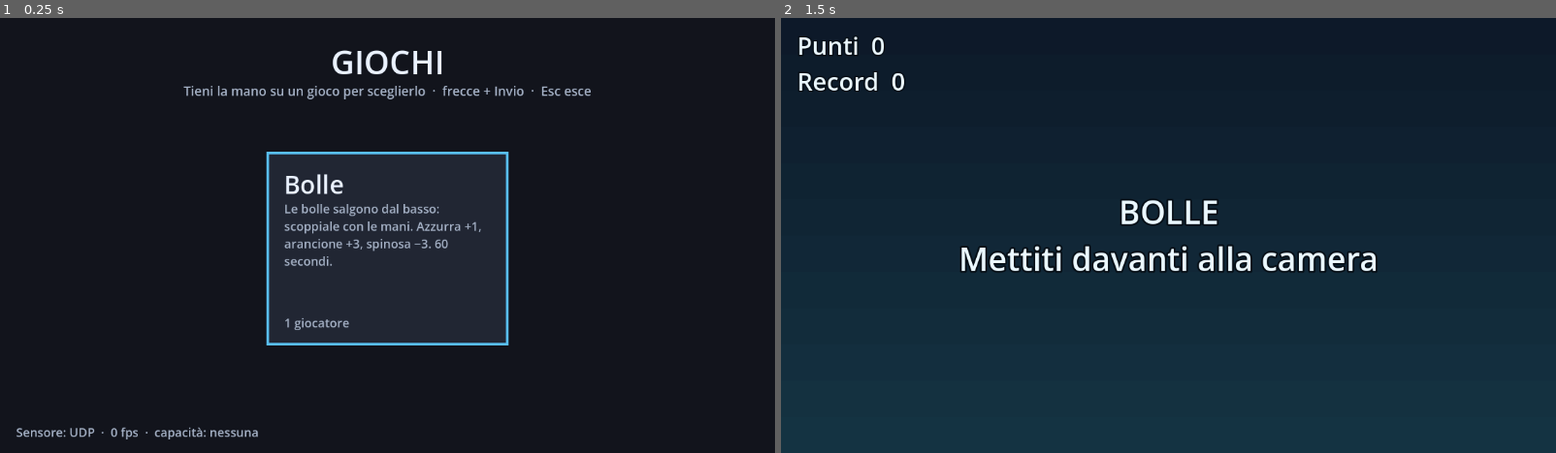
Above: before the commit, frames 1-2 (left to right).
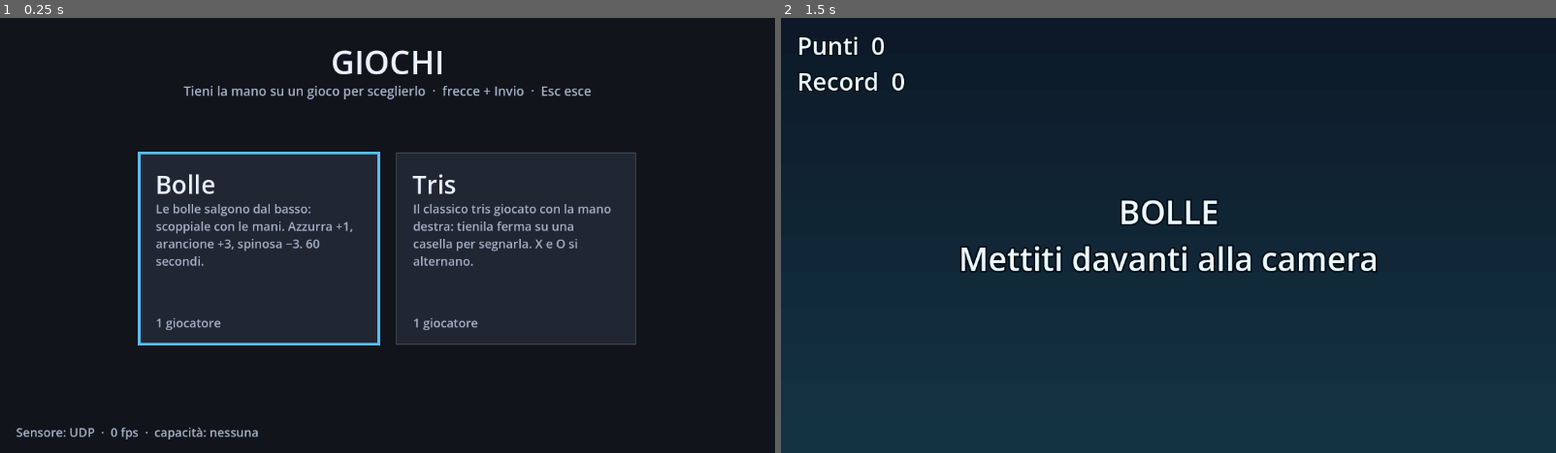
Above: after the commit, the same moments.

Repository: Madlost87/godotai
Game: Godot game, scene res://launcher/launcher.tscn
Same seed, same stepped clock (60 frames per second), same inputs: the game is played once before the commit and once after it.
Inputs (mouse positions are in pixels of both pictures, inside the frame that each line leads up to):
- Up to frame 1 (0.25 s): no input
- Up to frame 2 (1.5 s): tap Enter (game_start) at 0.5 s; move the mouse to (1339, 213) at 0.52 s; hold Right (ui_right) 0.53-1.25 s; hold Enter (game_start) 0.53-1.25 s; click (1339, 213) at 0.67 s; drag from (1013, 257) to (1129, 322) at 1.27 s

The runs differ from the first frame. In frame 1, 4.3% of the frame differs, in the area x 17-83%, y 30-76%; in frame 2, nothing differs.

Commit message:
Nuovo gioco: Tris con la mano destra
- games/tris: X e O a turno con la mano destra ferma su una casella (1,2 s);
  vittoria con linea evidenziata, pareggio, nuova partita con la mano o Invio
- funziona anche con sensori senza destra/sinistra (qualsiasi effettore)
- core: DwellTarget con filtri per parte e giocatore, enabled, segnale selected_by;
  BodyColliders.part_filter
- test del gioco e dei nuovi filtri

Co-Authored-By: Claude Opus 5.5 <noreply@anthropic.com>

Diff:
--- a/core/body/body_colliders.gd
+++ b/core/body/body_colliders.gd
@@ -18,6 +18,8 @@
 
 ## Aree sugli effettori (mani o punti di contatto).
 @export var effectors: bool = true
+## Solo questi effettori (es. ["hand_r"] per giocare con la mano destra); vuoto = tutti.
+@export var part_filter: PackedStringArray = []
 ## Avambracci (gomito → mano) come bastoni: per i giochi "braccio come bastone".
 @export var forearms: bool = false
 ## Raggio delle aree sugli effettori, in frazione dell'altezza dello schermo.
@@ -56,6 +58,8 @@
 		if effectors:
 			var eff := BodyMetrics.effectors(p)
 			for part: String in eff:
+				if not part_filter.is_empty() and not part_filter.has(part):
+					continue
 				var key := _place_circle(p.id, part, eff[part], h * hand_radius_ratio, delta)
 				alive[key] = true
 		if forearms:
--- a/core/controllers/dwell_target.gd
+++ b/core/controllers/dwell_target.gd
@@ -5,6 +5,8 @@
 ## Disegna un anello che si riempie. Rettangolare, centrato sulla posizione del nodo.
 
 signal selected
+## Come `selected`, con chi l'ha attivato (giocatore e parte, es. &"p1", "hand_r").
+signal selected_by(player_id: StringName, part: String)
 signal progress_changed(progress: float)
 
 @export var size: Vector2 = Vector2(200, 200)
@@ -13,12 +15,16 @@
 @export var decay: float = 2.0
 @export var ring_color: Color = Color(1, 1, 1, 0.9)
 @export var show_ring: bool = true
+## Se false il bersaglio non reagisce (es. casella già occupata) e l'anello si azzera.
+@export var enabled: bool = true
+## Solo queste parti attivano il bersaglio (es. ["hand_r"]); vuoto = tutte.
+@export var accept_parts: PackedStringArray = []
+## Solo questi giocatori (es. ["p1"]); vuoto = tutti.
+@export var accept_players: PackedStringArray = []
 
 var progress: float = 0.0
 var _inside: Dictionary = {}  # Area2D -> true
 var _fired: bool = false
-
-
 var _shape := RectangleShape2D.new()
 
 
@@ -44,10 +50,26 @@
 
 
 func is_hovered() -> bool:
+	return not hovering_parts().is_empty()
+
+
+## Aree del corpo accettate (filtri) che ora sono sopra il bersaglio.
+func hovering_parts() -> Array[Area2D]:
+	var out: Array[Area2D] = []
 	for a: Area2D in _inside.keys():
 		if not is_instance_valid(a):
 			_inside.erase(a)
-	return not _inside.is_empty()
+		elif accepts(a):
+			out.append(a)
+	return out
+
+
+func accepts(a: Area2D) -> bool:
+	if not accept_parts.is_empty() and not accept_parts.has(str(a.get_meta(&"part", ""))):
+		return false
+	if not accept_players.is_empty() and not accept_players.has(String(BodyColliders.owner_of(a))):
+		return false
+	return true
 
 
 func reset() -> void:
@@ -57,11 +79,17 @@
 
 func _physics_process(delta: float) -> void:
 	var old := progress
-	if is_hovered():
+	var parts := hovering_parts() if enabled else ([] as Array[Area2D])
+	if not enabled:
+		progress = 0.0
+		_fired = false
+	elif not parts.is_empty():
 		progress = minf(progress + delta / dwell_time, 1.0)
 		if progress >= 1.0 and not _fired:
 			_fired = true
+			var who: Area2D = parts[0]
 			selected.emit()
+			selected_by.emit(BodyColliders.owner_of(who), str(who.get_meta(&"part", "")))
 	else:
 		progress = maxf(progress - delta * decay / dwell_time, 0.0)
 		if progress <= 0.0:
--- /dev/null
+++ b/games/tris/game.json
@@ -0,0 +1,10 @@
+{
+  "id": "tris",
+  "title": "Tris",
+  "description": "Il classico tris giocato con la mano destra: tienila ferma su una casella per segnarla. X e O si alternano.",
+  "controls": "Mano destra ferma su una casella libera (~1 s) per segnare. A fine partita: mano su «Nuova partita» o Invio. Esc: menu.",
+  "scene": "tris.tscn",
+  "players": {"min": 1, "max": 1},
+  "requires": ["effectors"],
+  "optional": ["pose"]
+}
--- /dev/null
+++ b/games/tris/tests/tris_test.gd
@@ -0,0 +1,112 @@
+extends SceneTree
+## Tris: regole (vittoria, pareggio, caselle occupate), segno con la mano destra ferma,
+## mano sinistra ignorata, nuova partita, e funzionamento con un sensore senza
+## destra/sinistra (solo effettori).
+## Nota: con "-s" le classi che usano l'autoload BodyInput si caricano con load().
+
+const SCENE := "res://games/tris/tris.tscn"
+const CONTROL_PORT := 42444
+const DWELL := 0.3
+
+var _fail: int = 0
+var _bi: Node
+var _game: Node2D
+var _vp: Vector2
+
+
+func _check(cond: bool, msg: String) -> void:
+	print(("  ok    " if cond else "  FAIL  ") + msg)
+	if not cond:
+		_fail += 1
+
+
+## Centro della casella i, normalizzato.
+func _cell(i: int) -> Vector2:
+	return _game.cell_rect(i).get_center() / _vp
+
+
+## Pose con solo i polsi (centro mano = polso). null = mano non vista.
+func _feed_hands(right: Variant, left: Variant, seconds: float) -> void:
+	var t0 := Time.get_ticks_msec()
+	while Time.get_ticks_msec() - t0 < seconds * 1000.0:
+		var pose := {}
+		if right != null:
+			pose["wrist_r"] = [right.x, right.y, 1.0]
+		if left != null:
+			pose["wrist_l"] = [left.x, left.y, 1.0]
+		_bi.ingest_packet({"v": 1, "caps": ["effectors", "pose"], "players": [{"id": "p1", "pose": pose}]})
+		await process_frame
+
+
+func _initialize() -> void:
+	await process_frame
+	_bi = root.get_node("BodyInput")
+	_bi.simulator_fallback = false
+	_bi.control_port = CONTROL_PORT
+	_vp = root.get_visible_rect().size
+	_test_rules()
+	_game = load(SCENE).instantiate()
+	_game.dwell_time = DWELL
+	root.add_child(_game)
+	await process_frame
+	_check(_game.manifest != null and _game.manifest.is_valid(), "game.json valido")
+	await _test_right_hand_plays()
+	await _test_contacts_sensor()
+	_game.queue_free()
+	quit(1 if _fail > 0 else 0)
+
+
+func _test_rules() -> void:
+	print("-- regole")
+	var script: GDScript = load("res://games/tris/tris_game.gd")
+	_check(script.check_winner([1, 1, 1, 0, 2, 2, 0, 0, 0])["winner"] == 1, "riga")
+	_check(script.check_winner([2, 1, 0, 2, 1, 0, 2, 0, 0])["line"] == [0, 3, 6], "colonna, con la linea vincente")
+	_check(script.check_winner([2, 1, 1, 0, 2, 1, 0, 0, 2])["winner"] == 2, "diagonale")
+	_check(script.check_winner([1, 2, 1, 1, 2, 2, 2, 1, 1])["winner"] == 0, "nessun vincitore")
+
+
+func _test_right_hand_plays() -> void:
+	print("-- mano destra")
+	var g := _game
+	var away := Vector2(0.05, 0.95)
+	await _feed_hands(away, _cell(4), DWELL * 2.0)
+	_check(g.board[4] == 0, "mano sinistra ferma su una casella: ignorata")
+	_check(g.colliders.get_part(&"p1", "hand_l") == null, "nessuna area sulla mano sinistra")
+	await _feed_hands(_cell(4), away, DWELL * 0.4)
+	_check(g.board[4] == 0, "mano destra passata di sfuggita: niente")
+	await _feed_hands(_cell(4), away, DWELL * 2.5)
+	_check(g.board[4] == 1 and g.turn == 2, "mano destra ferma: X al centro, tocca a O")
+	await _feed_hands(_cell(4), away, DWELL * 2.0)
+	_check(g.board.count(2) == 0, "restando sulla casella occupata non succede altro")
+	await _feed_hands(_cell(0), away, DWELL * 2.5)
+	_check(g.board[0] == 2 and g.turn == 1, "O in alto a sinistra, tocca a X")
+	_check(not g.place(4), "casella occupata: rifiutata")
+	# X vince sulla colonna centrale: 1, 7 (con O in 2 in mezzo)
+	g.place(1)
+	g.place(2)
+	await _feed_hands(_cell(7), away, DWELL * 2.5)
+	_check(g.state == 1 and g.winner == 1 and g.win_line == [1, 4, 7], "X vince sulla colonna centrale")
+	_check(g.status_label.text.contains("Vince X"), "messaggio di vittoria")
+	await _feed_hands(_cell(8), away, DWELL * 2.0)
+	_check(g.board[8] == 0, "a partita finita le caselle non si segnano")
+	var b: Vector2 = g.button_rect().get_center() / _vp
+	await _feed_hands(b, away, DWELL * 2.5)
+	_check(g.state == 0 and not g.board.has(1) and g.turn == 1, "mano su «Nuova partita»: si ricomincia con X")
+	_check(not g.button_rect().intersects(g.grid_rect()), "il pulsante non copre mai la griglia")
+	# pareggio
+	for i in [0, 1, 2, 4, 3, 5, 7, 6, 8]:
+		g.place(i)
+	_check(g.state == 1 and g.winner == 0 and g.status_label.text.contains("Pareggio"), "pareggio")
+	g.new_game()
+	await _feed_hands(null, null, 0.4)  # il giocatore scade
+
+
+func _test_contacts_sensor() -> void:
+	print("-- sensore senza destra/sinistra (solo effettori)")
+	var g := _game
+	var t0 := Time.get_ticks_msec()
+	while Time.get_ticks_msec() - t0 < DWELL * 2500.0:
+		var c := _cell(2)
+		_bi.ingest_packet({"v": 1, "caps": ["effectors"], "players": [{"id": "p1", "effectors": {"e0": [c.x, c.y, 1.0]}}]})
+		await process_frame
+	_check(g.board[2] == 1, "un punto di contatto fermo segna la casella")
--- /dev/null
+++ b/games/tris/tris.tscn
@@ -0,0 +1,35 @@
+[gd_scene load_steps=4 format=3]
+
+[ext_resource type="Script" path="res://games/tris/tris_game.gd" id="1_game"]
+[ext_resource type="Script" path="res://core/body/body_debug_draw.gd" id="2_draw"]
+[ext_resource type="Script" path="res://core/body/body_colliders.gd" id="3_colliders"]
+
+[node name="Tris" type="Node2D"]
+script = ExtResource("1_game")
+
+[node name="Skeletons" type="Node2D" parent="."]
+modulate = Color(1, 1, 1, 0.25)
+script = ExtResource("2_draw")
+line_width = 5.0
+show_labels = false
+
+[node name="Cells" type="Node2D" parent="."]
+
+[node name="BodyColliders" type="Node2D" parent="."]
+script = ExtResource("3_colliders")
+hand_radius_ratio = 0.04
+
+[node name="HUD" type="CanvasLayer" parent="."]
+
+[node name="Status" type="Label" parent="HUD"]
+anchors_preset = 10
+anchor_right = 1.0
+offset_top = 16.0
+offset_bottom = 80.0
+grow_horizontal = 2
+theme_override_colors/font_color = Color(0.92, 0.95, 1, 1)
+theme_override_colors/font_outline_color = Color(0.02, 0.04, 0.06, 1)
+theme_override_constants/outline_size = 8
+theme_override_font_sizes/font_size = 44
+horizontal_alignment = 1
+text = "Turno: X"
--- /dev/null
+++ b/games/tris/tris_game.gd
@@ -0,0 +1,215 @@
+extends BodyGame
+## Tris giocato con la mano destra, che segna a turno X e O (da soli o in due che si
+## alternano). Si tiene la mano ferma su una casella libera per dwell_time secondi: compare
+## il simbolo del turno. La mano sinistra è ignorata (niente segni involontari).
+## Con un sensore senza destra/sinistra (nessuna capacità "pose", es. un LiDAR) vale
+## qualsiasi effettore. La griglia sta in alto: le mani a riposo non la toccano.
+
+enum State { PLAYING, ENDED }
+
+const EMPTY := 0
+const X := 1
+const O := 2
+const LINES: Array = [[0, 1, 2], [3, 4, 5], [6, 7, 8], [0, 3, 6], [1, 4, 7], [2, 5, 8], [0, 4, 8], [2, 4, 6]]
+
+const BG := Color(0.07, 0.09, 0.12)
+const GRID_COLOR := Color(0.8, 0.85, 0.95, 0.55)
+const X_COLOR := Color(0.35, 0.9, 0.75)
+const O_COLOR := Color(0.95, 0.6, 0.85)
+const TEXT_COLOR := Color(0.92, 0.95, 1.0)
+
+## Secondi di mano ferma su una casella per segnarla.
+@export var dwell_time: float = 1.2
+## Effettore che gioca (con la pose): la mano destra.
+@export var play_part: String = "hand_r"
+## Lato della griglia e distanza dall'alto, in frazione dell'altezza dello schermo.
+@export var grid_ratio: float = 0.62
+@export var grid_top_ratio: float = 0.16
+
+var board: Array[int] = []
+var turn: int = X
+var state: State = State.PLAYING
+var winner: int = EMPTY
+var win_line: Array = []
+var cells: Array[DwellTarget] = []
+var new_game_button: DwellTarget
+
+@onready var cells_root: Node2D = $Cells
+@onready var colliders: BodyColliders = $BodyColliders
+@onready var status_label: Label = $HUD/Status
+
+
+func _game_ready() -> void:
+	for i in 9:
+		var c := DwellTarget.new()
+		c.name = "Cell%d" % i
+		c.dwell_time = dwell_time
+		c.selected.connect(_on_cell_selected.bind(i))
+		cells_root.add_child(c)
+		cells.append(c)
+	new_game_button = DwellTarget.new()
+	new_game_button.name = "NewGame"
+	new_game_button.dwell_time = dwell_time
+	new_game_button.selected.connect(new_game)
+	cells_root.add_child(new_game_button)
+	BodyInput.capabilities_changed.connect(func(_c: PackedStringArray) -> void: _apply_hand_filter())
+	get_viewport().size_changed.connect(_layout)
+	_apply_hand_filter()
+	_layout()
+	new_game()
+
+
+func new_game() -> void:
+	board.clear()
+	board.resize(9)
+	board.fill(EMPTY)
+	turn = X
+	state = State.PLAYING
+	winner = EMPTY
+	win_line = []
+	_reset_targets()
+	_refresh()
+
+
+## Segna la casella i per il giocatore di turno. false se non si può.
+func place(i: int) -> bool:
+	if state != State.PLAYING or i < 0 or i > 8 or board[i] != EMPTY:
+		return false
+	board[i] = turn
+	var result := check_winner(board)
+	if result["winner"] != EMPTY:
+		winner = result["winner"]
+		win_line = result["line"]
+		state = State.ENDED
+	elif not board.has(EMPTY):
+		state = State.ENDED  # pareggio
+	else:
+		turn = O if turn == X else X
+	_reset_targets()  # l'avanzamento non passa da un turno all'altro
+	_refresh()
+	return true
+
+
+static func check_winner(b: Array) -> Dictionary:
+	for line: Array in LINES:
+		var v: int = b[line[0]]
+		if v != EMPTY and b[line[1]] == v and b[line[2]] == v:
+			return {"winner": v, "line": line}
+	return {"winner": EMPTY, "line": []}
+
+
+static func symbol(player: int) -> String:
+	return "X" if player == X else ("O" if player == O else "")
+
+
+func grid_rect() -> Rect2:
+	var vp := get_viewport_rect().size
+	var side := vp.y * grid_ratio
+	return Rect2(Vector2((vp.x - side) / 2.0, vp.y * grid_top_ratio), Vector2(side, side))
+
+
+func cell_rect(i: int) -> Rect2:
+	var g := grid_rect()
+	var s := g.size.x / 3.0
+	@warning_ignore("integer_division")
+	return Rect2(g.position + Vector2(i % 3, i / 3) * s, Vector2(s, s))
+
+
+func button_rect() -> Rect2:
+	var vp := get_viewport_rect().size
+	var g := grid_rect()
+	var size := Vector2(vp.y * 0.3, vp.y * 0.16)
+	var gap := vp.y * 0.05
+	if vp.x - g.end.x >= size.x + gap * 1.5:  # c'è spazio a destra della griglia
+		return Rect2(Vector2(g.end.x + gap, g.get_center().y - size.y / 2.0), size)
+	# schermo stretto (es. 4:3): sotto la griglia, mai sopra le caselle
+	size = Vector2(minf(size.x, vp.x * 0.6), minf(size.y, vp.y - g.end.y - gap * 0.6))
+	return Rect2(Vector2((vp.x - size.x) / 2.0, g.end.y + gap * 0.3), size)
+
+
+func _apply_hand_filter() -> void:
+	var f := PackedStringArray([play_part]) if BodyInput.has_capability("pose") else PackedStringArray()
+	colliders.part_filter = f
+	for c in cells:
+		c.accept_parts = f
+	new_game_button.accept_parts = f
+
+
+func _layout() -> void:
+	for i in 9:
+		var r := cell_rect(i)
+		cells[i].position = r.get_center()
+		cells[i].set_box_size(r.size * 0.9)
+	var b := button_rect()
+	new_game_button.position = b.get_center()
+	new_game_button.set_box_size(b.size)
+
+
+func _reset_targets() -> void:
+	for c in cells:
+		c.reset()
+	new_game_button.reset()
+
+
+func _refresh() -> void:
+	var col := X_COLOR if turn == X else O_COLOR
+	for i in 9:
+		cells[i].enabled = state == State.PLAYING and board[i] == EMPTY
+		cells[i].ring_color = col
+	new_game_button.enabled = state == State.ENDED
+	match state:
+		State.PLAYING:
+			status_label.text = "Turno: %s" % symbol(turn)
+			status_label.add_theme_color_override("font_color", col)
+		State.ENDED:
+			status_label.text = ("Vince %s!" % symbol(winner)) if winner != EMPTY else "Pareggio!"
+			status_label.add_theme_color_override("font_color", TEXT_COLOR)
+
+
+func _on_cell_selected(i: int) -> void:
+	place(i)
+
+
+func _process(_delta: float) -> void:
+	if state == State.ENDED and Input.is_action_just_pressed(&"game_start"):
+		new_game()
+	queue_redraw()
+
+
+func _draw() -> void:
+	var vp := get_viewport_rect().size
+	draw_rect(Rect2(Vector2.ZERO, vp), BG)
+	var g := grid_rect()
+	var s := g.size.x / 3.0
+	var w := maxf(vp.y * 0.008, 2.0)
+	# caselle puntate dalla mano di turno
+	for i in 9:
+		if cells[i].enabled and cells[i].is_hovered():
+			draw_rect(cell_rect(i).grow(-w), Color(X_COLOR if turn == X else O_COLOR, 0.15))
+	for k in [1, 2]:
+		draw_line(g.position + Vector2(s * k, 0), g.position + Vector2(s * k, g.size.y), GRID_COLOR, w, true)
+		draw_line(g.position + Vector2(0, s * k), g.position + Vector2(g.size.x, s * k), GRID_COLOR, w, true)
+	for i in 9:
+		_draw_symbol(board[i], cell_rect(i), w * 1.6)
+	if not win_line.is_empty():
+		var a := cell_rect(win_line[0]).get_center()
+		var b := cell_rect(win_line[2]).get_center()
+		var d := (b - a).normalized() * s * 0.35
+		draw_line(a - d, b + d, Color(TEXT_COLOR, 0.9), w * 2.0, true)
+	if state == State.ENDED:
+		var r := button_rect()
+		draw_rect(r, Color(0.15, 0.18, 0.24))
+		draw_rect(r, Color(TEXT_COLOR, 0.6), false, w * 0.6)
+		var fs := int(r.size.y * 0.24)
+		draw_string(ThemeDB.fallback_font, Vector2(r.position.x, r.get_center().y + fs * 0.35), "Nuova partita",
+			HORIZONTAL_ALIGNMENT_CENTER, r.size.x, fs, TEXT_COLOR)
+
+
+func _draw_symbol(player: int, r: Rect2, width: float) -> void:
+	var c := r.get_center()
+	var h := r.size.x * 0.28
+	if player == X:
+		draw_line(c + Vector2(-h, -h), c + Vector2(h, h), X_COLOR, width, true)
+		draw_line(c + Vector2(h, -h), c + Vector2(-h, h), X_COLOR, width, true)
+	elif player == O:
+		draw_arc(c, h * 1.1, 0.0, TAU, 48, O_COLOR, width, true)
--- a/tests/body_controls_test.gd
+++ b/tests/body_controls_test.gd
@@ -52,6 +52,7 @@
 	_test_baseline()
 	await _test_gesture(bi)
 	await _test_colliders(bi)
+	await _test_dwell_target(bi)
 	quit(1 if _fail > 0 else 0)
 
 
@@ -170,3 +171,34 @@
 	_check(bc.get_parts().is_empty(), "giocatore perso: aree rimosse")
 	probe.queue_free()
 	bc.queue_free()
+
+
+func _test_dwell_target(bi: Node) -> void:
+	print("-- DwellTarget")
+	var vp: Vector2 = root.get_visible_rect().size
+	var bc: Node2D = load(CollidersScript).new()
+	root.add_child(bc)
+	var t: Area2D = load("res://core/controllers/dwell_target.gd").new()
+	t.size = vp * 0.3
+	t.position = vp * 0.5
+	t.dwell_time = 0.25
+	var who: Array = []
+	t.selected_by.connect(func(pid: StringName, part: String) -> void: who.append([pid, part]))
+	root.add_child(t)
+	var on_target := [{"id": "p1", "effectors": {"e0": [0.5, 0.5, 1.0]}}, {"id": "p2", "effectors": {"e0": [0.9, 0.9, 1.0]}}]
+	t.accept_players = PackedStringArray(["p2"])
+	await _feed_for(bi, 0.5, on_target)
+	_check(who.is_empty() and t.progress == 0.0, "filtro giocatori: p1 sopra, ma si accetta solo p2")
+	t.accept_players = PackedStringArray()
+	t.accept_parts = PackedStringArray(["hand_r"])
+	await _feed_for(bi, 0.5, on_target)
+	_check(who.is_empty(), "filtro parti: e0 non è hand_r")
+	t.accept_parts = PackedStringArray()
+	t.enabled = false
+	await _feed_for(bi, 0.5, on_target)
+	_check(who.is_empty() and t.progress == 0.0, "disattivato: non reagisce")
+	t.enabled = true
+	await _feed_for(bi, 0.5, on_target)
+	_check(who.size() == 1 and who[0] == [&"p1", "e0"], "attivo e senza filtri: selected_by(p1, e0) una volta sola (%s)" % str(who))
+	t.queue_free()
+	bc.queue_free()
Not shown, added: games/tris/tests/tris_test.gd.uid
Not shown, added: games/tris/tris_game.gd.uid
Not shown, changed: docs/SPEC.md
